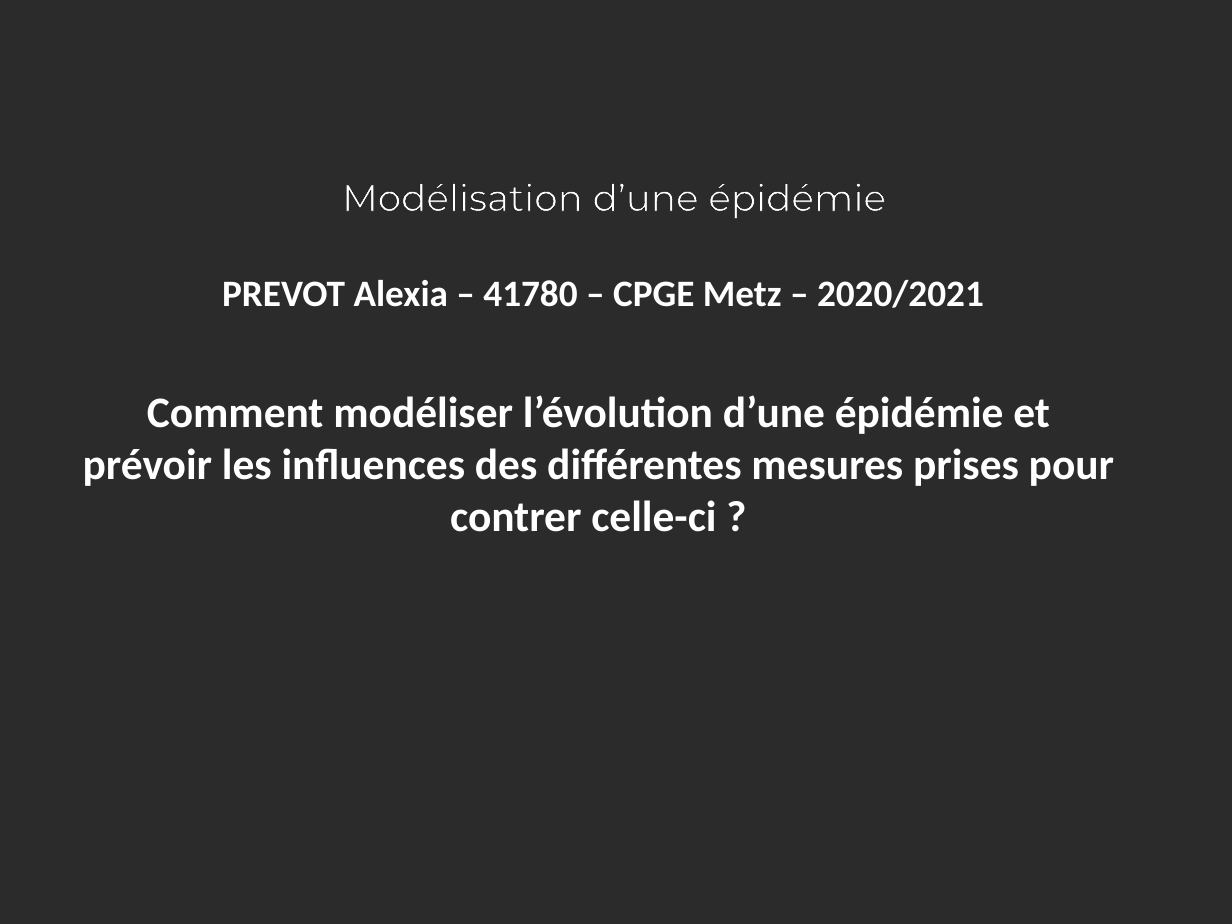
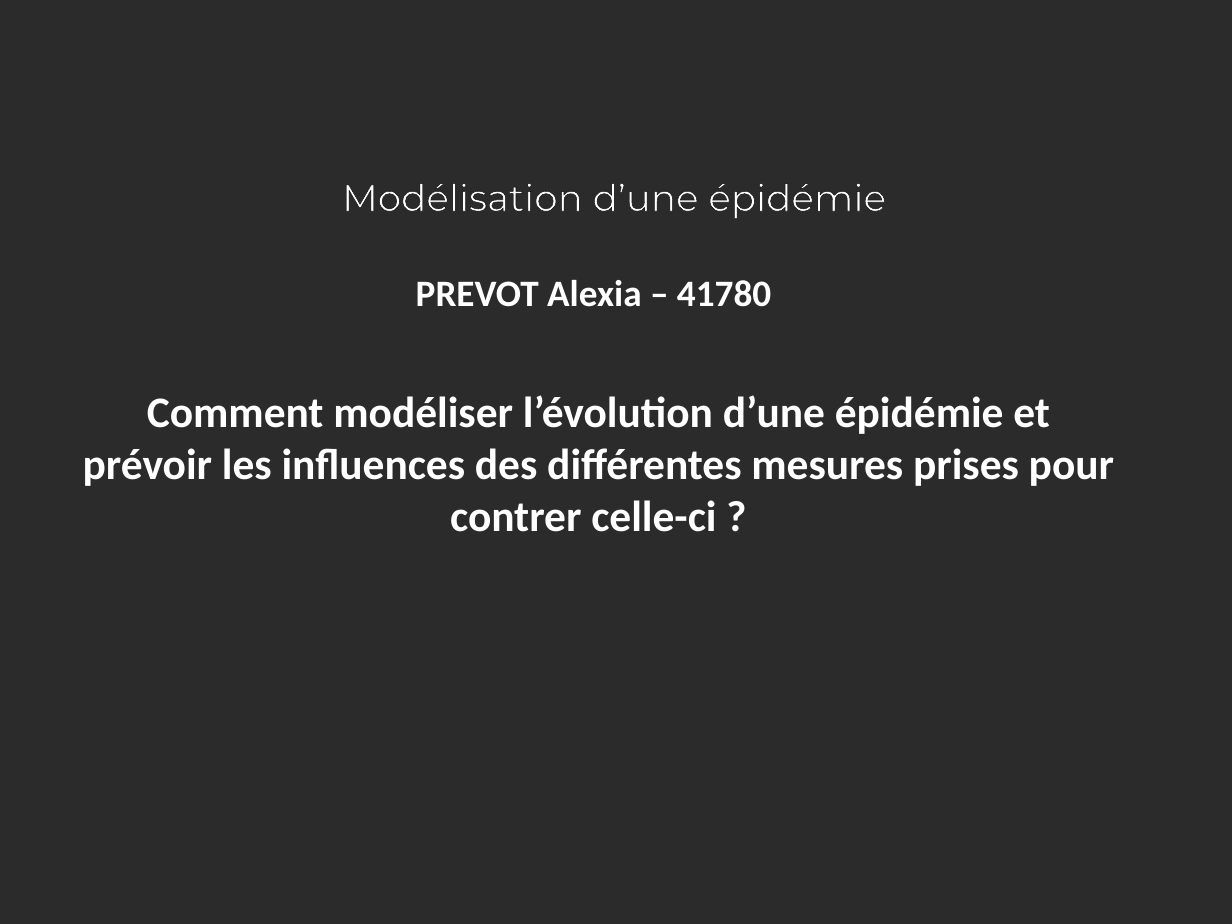
Before and after one commit to Alexia57/TIPE-2021-MP, a slide deck: slide 1 of Tipe_presentation.odp. Drawn at 1232x924 pixels with LibreOffice and Linux fonts; fonts in the diff are those of the drawing; background and template pictures are left out; a plain dark background stands for a picture behind light text. Boxes give left, top, right and bottom in pixels: in the first picture for what was removed or moved away, otherwise in the second. Text is boxed around its words. In the diff, an @@ line names an element or a change of style, - is before the commit and + after.

```diff
--- a/Tipe_presentation.odp
+++ b/Tipe_presentation.odp
@@ text at (416,280,771,307): text changed @@
-PREVOT Alexia – 41780 – CPGE Metz – 2020/2021
+PREVOT Alexia – 41780
```
Also in this commit, not shown: 12 other slides changed, 1 slide added, 2 other files.
